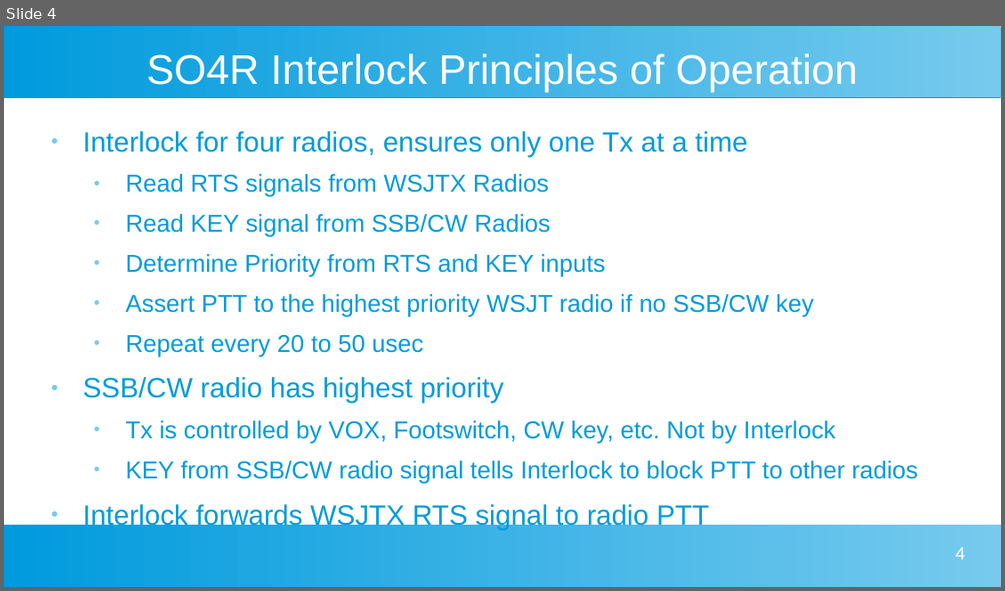
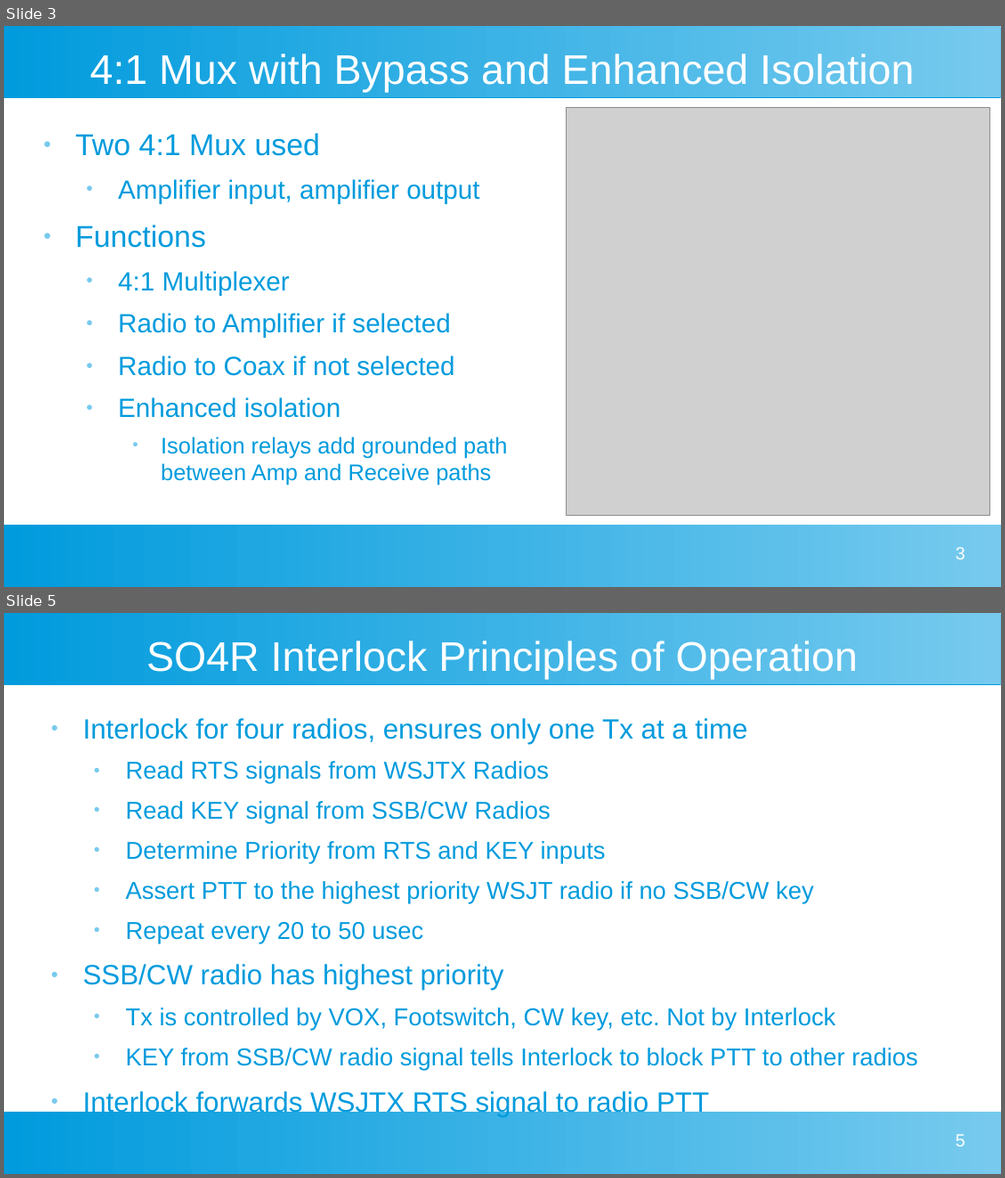
Before and after one commit to wa1hco/SO4R_Interlock, a slide deck: SO4R_Interlock.odp. Shown one above the other, each under a label of ours: slide 4 before the commit, slides 3 and 5 after it; the slides between them are not shown. The pictures are 1005x591 and 1005x1178 pixels, drawn with LibreOffice and Linux fonts; fonts in the diff are those of the drawing; grey boxes stand for pictures. Boxes give left, top, right and bottom in pixels: in the first picture for what was removed or moved away, otherwise in the second. Text is boxed around its words. In the diff, an @@ line names an element or a change of style, - is before the commit and + after.

```diff
--- a/SO4R_Interlock.odp
+++ b/SO4R_Interlock.odp
@@ slide 3 added at <box>4,26,1001,587</box>, background #FFFFFF; not listed: 2 template elements that a slide beside it also shows @@
@@ title added at <box>90,54,914,92</box>, 33 pt, text #FFFFFF @@
+4:1 Mux with Bypass and Enhanced Isolation
@@ picture added at <box>566,107,990,516</box> @@
@@ text added at <box>75,133,507,485</box>, 21 pt, text #009BDD @@
+● Two 4:1 Mux used
+  ● Amplifier input, amplifier output
+● Functions
+  ● 4:1 Multiplexer
+  ● Radio to Amplifier if selected
+  ● Radio to Coax if not selected
+  ● Enhanced isolation
+    ● Isolation relays add grounded path between Amp and Receive paths
@@ page number added at <box>955,547,965,559</box>, 14 pt, text #FFFFFF @@
+3
@@ what was slide 4 is now slide 5 @@
@@ page number at <box>955,1134,965,1146</box>: text changed @@
-4
+5
```
Also in this commit, not shown: 7 slides changed, 1 other slide added, 1 slide removed, 19 other files.
